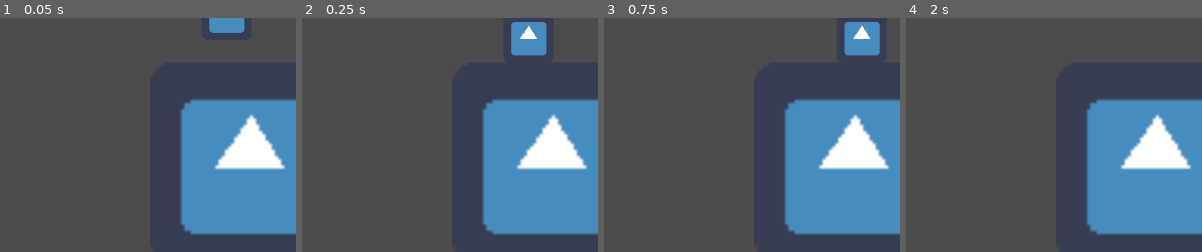
Above: before the commit, frames 1-4 (left to right).
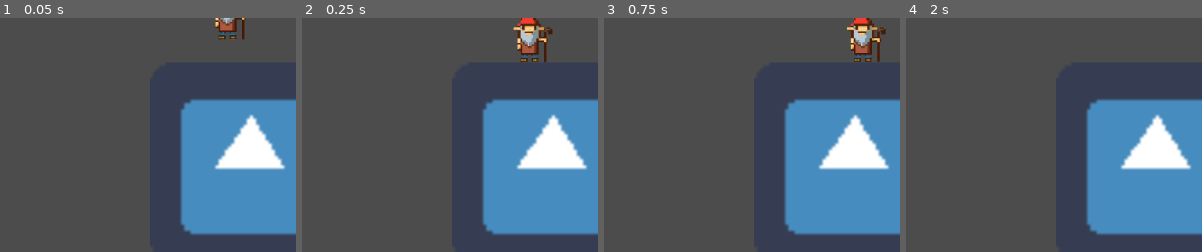
Above: after the commit, the same moments.

Repository: User7800/gamed_prjt2_feb23
Game: Godot game, scene res://MainScene.tscn
The game is run twice, just before and just after one commit, with the same random seed, the same clock (stepped at 60 frames per second) and the same inputs. The engine's default icon, where the game draws it, is replaced by a stand-in: a white triangle on a blue panel in a dark square.
Inputs:
- Up to frame 1 (0.05 s): no input
- Up to frame 2 (0.25 s): no input
- Up to frame 3 (0.75 s): tap Enter at 0.5 s; hold Right (ui_right) from 0.53 s (still down)
- Up to frame 4 (2 s): keep holding Right (ui_right); tap Up (ui_up) at 0.77, 1.52 s; tap Space at 1.25 s
The pictures show only the part of the screen within x 50-100%, y 0-50%; the shares and areas given below are measured in that part.

The runs differ from the first frame. In frame 1, 0.9% of the frame differs, in the area x 70-84%, y 0-10%; in frame 2, 2.1%, in the area x 70-85%, y 0-19%; in frame 3, 2.1%; in frame 4, nothing differs.

Commit message:
GnomeChar
Added gnome character art

Diff:
--- a/player.tscn
+++ b/player.tscn
@@ -1,6 +1,6 @@
 [gd_scene load_steps=4 format=2]
 
-[ext_resource path="res://icon.png" type="Texture" id=1]
+[ext_resource path="res://ASSETS/gnome.png" type="Texture" id=1]
 [ext_resource path="res://player.gd" type="Script" id=2]
 
 [sub_resource type="CircleShape2D" id=1]
@@ -10,6 +10,8 @@
 script = ExtResource( 2 )
 
 [node name="Sprite" type="Sprite" parent="."]
+position = Vector2( 0, -3 )
+scale = Vector2( 0.183133, 0.171642 )
 texture = ExtResource( 1 )
 
 [node name="CollisionShape2D" type="CollisionShape2D" parent="."]
--- a/project.godot
+++ b/project.godot
@@ -39,6 +39,7 @@
 "events": [ Object(InputEventKey,"resource_local_to_scene":false,"resource_name":"","device":0,"alt":false,"shift":false,"control":false,"meta":false,"command":false,"pressed":false,"scancode":16777232,"physical_scancode":0,"unicode":0,"echo":false,"script":null)
 , Object(InputEventJoypadButton,"resource_local_to_scene":false,"resource_name":"","device":0,"button_index":12,"pressure":0.0,"pressed":false,"script":null)
 , Object(InputEventKey,"resource_local_to_scene":false,"resource_name":"","device":0,"alt":false,"shift":false,"control":false,"meta":false,"command":false,"pressed":false,"scancode":0,"physical_scancode":87,"unicode":0,"echo":false,"script":null)
+, Object(InputEventKey,"resource_local_to_scene":false,"resource_name":"","device":0,"alt":false,"shift":false,"control":false,"meta":false,"command":false,"pressed":false,"scancode":0,"physical_scancode":32,"unicode":0,"echo":false,"script":null)
  ]
 }
 
Binary file added: ASSETS/gnome.png
